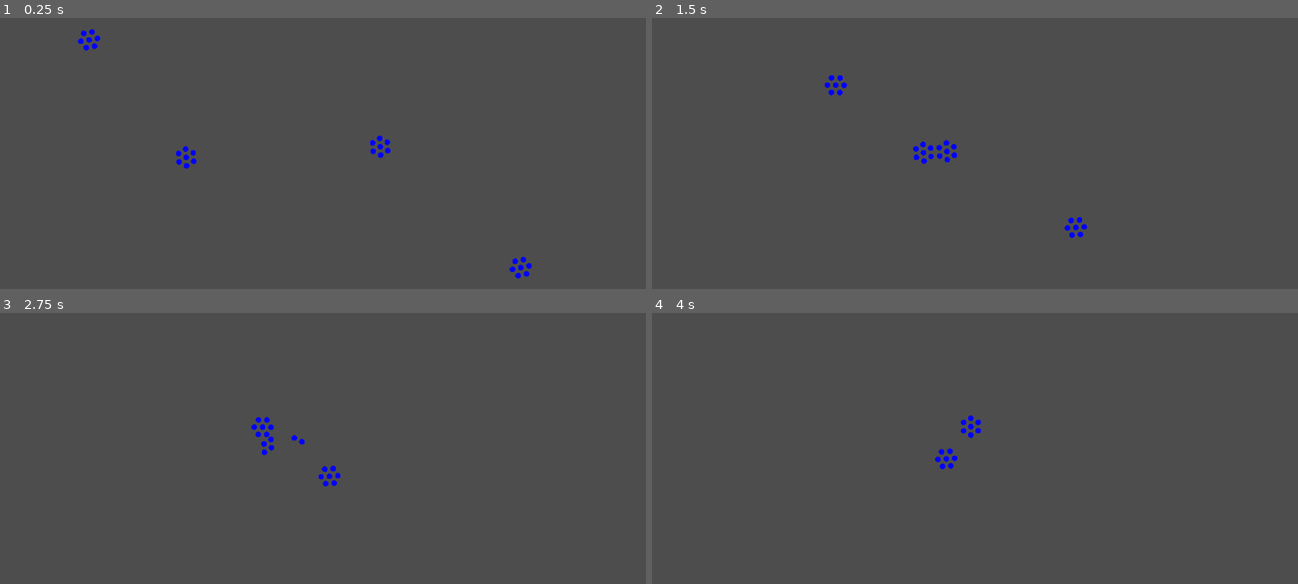
Above: before the commit, frames 1-4 (two rows, left to right).
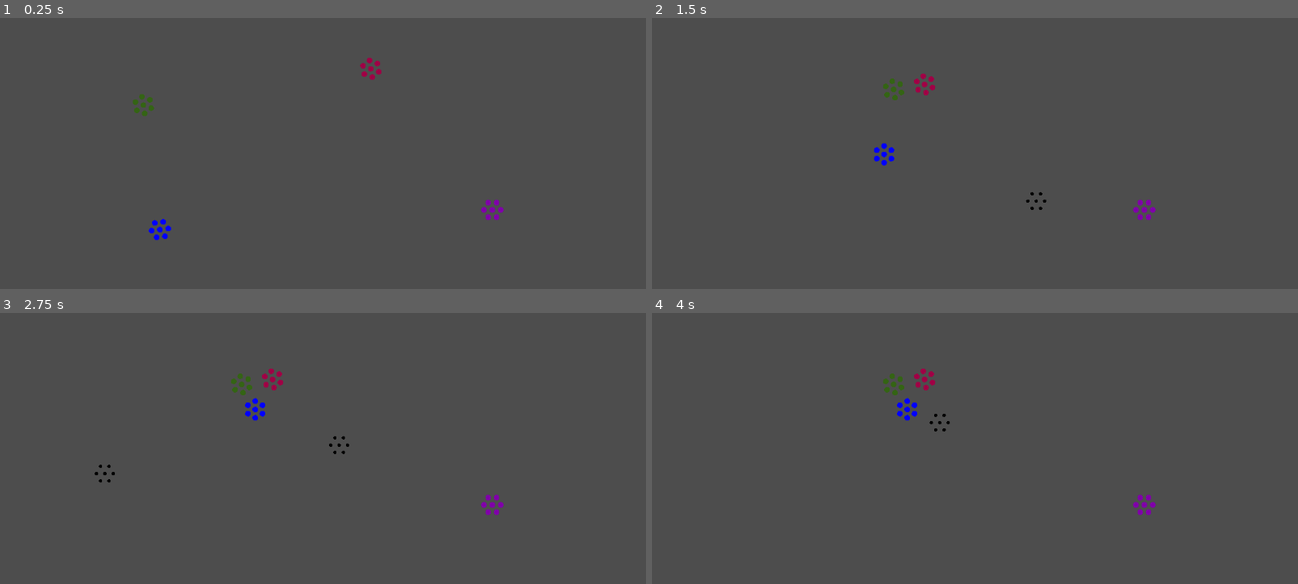
Above: after the commit, the same moments.

Repository: the-alex-g/CardGame
Game: Godot game, scene res://world/world.tscn
Same seed, same stepped clock (60 frames per second), same inputs: the game is played once before the commit and once after it. Before the commit the project has no main scene; this scene is started directly in both runs.
Inputs:
- Up to frame 1 (0.25 s): no input
- Up to frame 2 (1.5 s): no input
- Up to frame 3 (2.75 s): no input
- Up to frame 4 (4 s): no input

The runs differ from the first frame. In frame 1, 0.9% of the frame differs, in the area x 12-83%, y 4-97%; in frame 2, 0.9%, in the area x 26-78%, y 20-82%; in frame 3, 0.8%; in frame 4, 0.7%.

Commit message:
Add melee units and ranged units
All types of unit use one script

Melee and ranged units have different soldier types

Multi-unit combat works, although I'm not sure if melee units can actually kill ranged ones,
because the ranged units back off and that resets the attack timer.

Diff:
--- /dev/null
+++ b/project/ammo/ammo.gd
@@ -0,0 +1,28 @@
+class_name Ammo
+extends Area2D
+
+signal ended(hit)
+
+@export var speed := 400.0
+
+var direction
+var bodies_to_ignore := []
+
+
+func _process(delta:float)->void:
+	position += Vector2.RIGHT.rotated(direction) * speed * delta
+
+
+func _draw()->void:
+	draw_circle(Vector2.ZERO, 3, Color.BLACK)
+
+
+func _on_life_timer_timeout()->void:
+	emit_signal("ended", false)
+	queue_free()
+
+
+func _on_body_entered(body:PhysicsBody2D)->void:
+	if not bodies_to_ignore.has(body):
+		emit_signal("ended", true)
+		queue_free()
--- /dev/null
+++ b/project/ammo/ammo.tscn
@@ -0,0 +1,20 @@
+[gd_scene load_steps=3 format=3 uid="uid://7yckd2h4t1tj"]
+
+[ext_resource type="Script" path="res://ammo/ammo.gd" id="1_ba161"]
+
+[sub_resource type="CircleShape2D" id="CircleShape2D_4af3x"]
+radius = 3.0
+
+[node name="Ammo" type="Area2D"]
+script = ExtResource("1_ba161")
+
+[node name="CollisionShape2D" type="CollisionShape2D" parent="."]
+shape = SubResource("CircleShape2D_4af3x")
+
+[node name="LifeTimer" type="Timer" parent="."]
+wait_time = 10.0
+one_shot = true
+autostart = true
+
+[connection signal="body_entered" from="." to="." method="_on_body_entered"]
+[connection signal="timeout" from="LifeTimer" to="." method="_on_life_timer_timeout"]
--- a/project/project.godot
+++ b/project/project.godot
@@ -11,5 +11,6 @@
 [application]
 
 config/name="CardGame"
+run/main_scene="res://world/world.tscn"
 config/features=PackedStringArray("4.0", "Forward Plus")
 config/icon="res://icon.svg"
--- /dev/null
+++ b/project/soldier/ranged_soldier.gd
@@ -0,0 +1,15 @@
+class_name RangedSoldier
+extends Soldier
+
+signal shoot(ammo, from)
+
+
+func _get_attack()->Attack:
+	_shoot()
+	return Attack.new(_roll_die(20) + dexterity, _get_damage())
+
+
+func _shoot()->Ammo:
+	var ammo := preload("res://ammo/ammo.tscn").instantiate()
+	emit_signal("shoot", ammo, global_position)
+	return ammo
--- a/project/soldier/soldier.gd
+++ b/project/soldier/soldier.gd
@@ -8,10 +8,11 @@
 @export var dexterity := 0
 
 var attack : Attack : get = _get_attack
+var color := Color.BLUE
 
 
 func _draw()->void:
-	draw_circle(Vector2.ZERO, 5.0, Color.BLUE)
+	draw_circle(Vector2.ZERO, 5.0, color)
 
 
 func deal_damage(incoming_attack:Attack)->void:
--- a/project/soldier/soldier.tscn
+++ /dev/null
@@ -1,6 +0,0 @@
-[gd_scene load_steps=2 format=3 uid="uid://cxha4h67chew8"]
-
-[ext_resource type="Script" path="res://soldier/soldier.gd" id="1_tvglt"]
-
-[node name="Soldier" type="Node2D"]
-script = ExtResource("1_tvglt")
--- a/project/unit/unit.gd
+++ b/project/unit/unit.gd
@@ -1,55 +1,96 @@
 class_name Unit
 extends CharacterBody2D
 
-signal dead
-
+signal died
+signal ranged_attack_ended(hit)
+
+const FLEE_DISTANCE := 100
+
+@export_category("Unit")
 @export var unit_size := 7
 @export var team_index := 0
 @export var speed := 150.0
-@export var attack_delay_time := 0.1
+@export var attack_delay_time := 1.0
+@export var color := Color.BLUE
+@export var hit_radius := 45.0
+
+@export_category("Unit Type")
+@export_enum("Melee", "Ranged") var unit_type := "Melee"
 
 var _target : Unit : set = _set_target
-var _can_hit_target := false
+var _can_hit_target := false : set = _set_can_hit_target
+var is_dead := false : set = _set_is_dead
 
 @onready var _soldier_container : Node2D = $Soldiers
 @onready var _attack_delay_timer : Timer = $AttackDelayTimer
+@onready var _hit_area : Area2D = $HitArea
 
 
 func _ready()->void:
+	var collision_shape := CircleShape2D.new()
+	collision_shape.radius = hit_radius
+	$HitArea/CollisionShape2D.shape = collision_shape
 	_populate_unit()
 
 
 func _process(delta:float)->void:
-	if _get_soldiers().size() == 0:
-		dead.emit()
-		queue_free()
+	if is_dead:
+		return
 
 	if _target == null:
 		return
 	else:
-		if _can_hit_target:
-			pass
+		if not _can_hit_target: # you need to get closer
+			# so, move the unit
+			_move_towards_target(delta)
 		else:
-			var direction := get_angle_to(_target.global_position)
-			_soldier_container.rotation = direction + PI/2
-			move_and_collide(Vector2.RIGHT.rotated(direction) * speed * delta)
+			if unit_type == "Ranged" and global_position.distance_squared_to(_target.global_position) < pow(FLEE_DISTANCE, 2):
+				_move_away_from_target(delta)
 
 
 func _populate_unit()->void:
+	# add all the soldiers in the proper formation.
 	_instance_soldier(Vector2.ZERO)
 	for i in unit_size - 1:
 		_instance_soldier(Vector2.RIGHT.rotated( TAU * i / (unit_size - 1) ) * 15.0)
 
 
 func _instance_soldier(soldier_position:Vector2)->void:
-	var soldier : Soldier = load("res://soldier/soldier.tscn").instantiate()
+	# add a soldier
+	var soldier := Soldier.new() if unit_type == "Melee" else RangedSoldier.new()
+	if unit_type == "Ranged":
+		soldier.shoot.connect(Callable(self, "_on_soldier_shoot"))
 	soldier.position = soldier_position
+	soldier.color = color
 	_soldier_container.add_child(soldier)
 
 
+func _move_towards_target(delta:float)->void:
+	var direction := get_angle_to(_target.global_position)
+	_soldier_container.rotation = direction + PI/2
+	move_and_collide(Vector2.RIGHT.rotated(direction) * speed * delta)
+
+
+func _move_away_from_target(delta:float)->void:
+	var direction := get_angle_to(_target.global_position)
+	_soldier_container.rotation = direction + PI/2
+	move_and_collide(Vector2.RIGHT.rotated(direction + PI) * speed * delta / 2)
+
+
 func _attack()->void:
-	for soldier in _get_soldiers():
-		_target.damage(soldier.attack)
+	# compile an array of soldier attacks and send it to the target
+	if is_instance_valid(_target):
+		var attack_array := []
+		for soldier in _get_soldiers():
+			if is_instance_valid(soldier):
+				attack_array.append(soldier.attack)
+		match unit_type:
+			"Melee":
+				_target.damage(attack_array)
+			"Ranged":
+				var attack_hit : bool = await ranged_attack_ended
+				if attack_hit:
+					_target.damage(attack_array)
 
 
 func _get_soldier()->Soldier:
@@ -60,7 +101,26 @@
 	return _soldier_container.get_children()
 
 
+func _set_is_dead(value:bool)->void:
+	if value:
+		_attack_delay_timer.stop()
+	is_dead = value
+
+
+func _set_can_hit_target(value:bool)->void:
+	_can_hit_target = value
+	if _can_hit_target:
+		_attack_delay_timer.start(attack_delay_time)
+	else:
+		_attack_delay_timer.stop()
+
+
 func _on_detection_area_body_entered(body:PhysicsBody2D)->void:
+	# if the new guy is closer to you than your current target,
+	# make the new guy your target
+	if is_dead:
+		return
+
 	if body is Unit:
 		if body.team_index != team_index:
 			if _is_closer_than_target(body.global_position):
@@ -68,6 +128,7 @@
 
 
 func _is_closer_than_target(point:Vector2)->bool:
+	# check if the given point is closer to you than the current target
 	if _target == null:
 		return true
 	else:
@@ -78,38 +139,95 @@
 
 
 func _on_hit_area_body_entered(body:PhysicsBody2D)->void:
+	# you can hit your target now
+	if is_dead:
+		return
+
 	if body == _target:
-		_can_hit_target = true
-		_attack_delay_timer.start(attack_delay_time)
+		_set_can_hit_target(true)
 
 
 func _on_hit_area_body_exited(body:PhysicsBody2D)->void:
+	# you can't hit your target anymore
+	if is_dead:
+		return
+
 	if body == _target:
-		_can_hit_target = false
-		_attack_delay_timer.stop()
+		_set_can_hit_target(false)
 
 
 func _on_attack_delay_timer_timeout()->void:
 	_attack()
 
 
-func _on_target_dead()->void:
-	_set_target(null)
+func _on_soldier_shoot(ammo:Ammo, from:Vector2)->void:
+	ammo.global_position = from
+	ammo.direction = get_angle_to(_target.global_position)
+	ammo.bodies_to_ignore.append(self)
+	get_parent().add_child(ammo)
+	var hit : bool = await ammo.ended
+	emit_signal("ranged_attack_ended", hit)
+
+
+func _on_target_died()->void:
+	_find_new_target()
+
+
+func _find_new_target()->void:
+	# find the closest enemy unit and make it your target.
 	var closest_unit : Unit
 	for body in $DetectionArea.get_overlapping_bodies():
 		if body is Unit:
-			if (closest_unit == null) or (global_position.distance_squared_to(body.global_position) < global_position.distance_squared_to(closest_unit.global_position)):
-				closest_unit = body
+			if body.team_index != team_index and not body.is_dead:
+				if (closest_unit == null) or (global_position.distance_squared_to(body.global_position) < global_position.distance_squared_to(closest_unit.global_position)):
+					closest_unit = body
 	_set_target(closest_unit)
 
 
+func _check_hit_area_for_target()->void:
+	# can you hit the target? Used to process new targets.
+	if _hit_area.get_overlapping_bodies().has(_target):
+		_set_can_hit_target(true)
+	else:
+		_set_can_hit_target(false)
+
+
 func _set_target(value:Unit)->void:
-	if _target != null:
-		_target.dead.disconnect(Callable(self, "_on_target_dead"))
+	# change target.
+	if is_instance_valid(_target) and _target.died.is_connected(Callable(self, "_on_target_died")):
+		_target.died.disconnect(Callable(self, "_on_target_died"))
 	if value != null:
-		value.dead.connect(Callable(self, "_on_target_dead"), CONNECT_ONE_SHOT)
+		value.died.connect(Callable(self, "_on_target_died"))
 	_target = value
-
-
-func damage(attack:Attack)->void:
-	_get_soldier().deal_damage(attack)
+	_check_hit_area_for_target()
+
+
+func damage(attack_array:Array)->void:
+	# given an array of attacks, assign them to soldiers and check for death
+	if is_dead:
+		return
+
+	for attack in attack_array:
+		_get_soldier().deal_damage(attack)
+		if _get_soldier_count() == 0:
+			_die()
+			break
+
+
+func _get_soldier_count()->int:
+	# returns the number of not-dead soldiers
+	# doing a simple get_child_count (probably) won't work because
+	# it (probably) doesn't account for the queued_for_deletion soldiers.
+	# I admit I haven't tried it.
+	var soldiers := 0
+	for soldier in _get_soldiers():
+		if not soldier.is_queued_for_deletion():
+			soldiers += 1
+	return soldiers
+
+
+func _die()->void:
+	if not is_dead:
+		_set_is_dead(true)
+		died.emit()
+		queue_free()
--- a/project/unit/unit.tscn
+++ b/project/unit/unit.tscn
@@ -29,6 +29,7 @@
 
 [node name="CollisionShape2D" type="CollisionShape2D" parent="HitArea"]
 shape = SubResource("CircleShape2D_wtixf")
+debug_color = Color(1, 0, 0, 0.419608)
 
 [node name="AttackDelayTimer" type="Timer" parent="."]
 
--- a/project/world/world.tscn
+++ b/project/world/world.tscn
@@ -4,16 +4,21 @@
 
 [node name="World" type="Node2D"]
 
-[node name="Unit" parent="." instance=ExtResource("1_wyyk4")]
-position = Vector2(297, 325)
+[node name="Unit3" parent="." instance=ExtResource("1_wyyk4")]
+position = Vector2(221, 235)
+color = Color(0.203922, 0.392157, 0.0784314, 1)
 
-[node name="Unit3" parent="." instance=ExtResource("1_wyyk4")]
-position = Vector2(126, 101)
+[node name="Unit4" parent="." instance=ExtResource("1_wyyk4")]
+position = Vector2(257, 473)
 
 [node name="Unit2" parent="." instance=ExtResource("1_wyyk4")]
-position = Vector2(713, 302)
+position = Vector2(696, 159)
 team_index = 1
+color = Color(0.627451, 0, 0.270588, 1)
 
-[node name="Unit4" parent="." instance=ExtResource("1_wyyk4")]
-position = Vector2(962, 531)
+[node name="Unit" parent="." instance=ExtResource("1_wyyk4")]
+position = Vector2(878, 417)
 team_index = 1
+color = Color(0.501961, 0, 0.666667, 1)
+hit_radius = 700.0
+unit_type = "Ranged"
